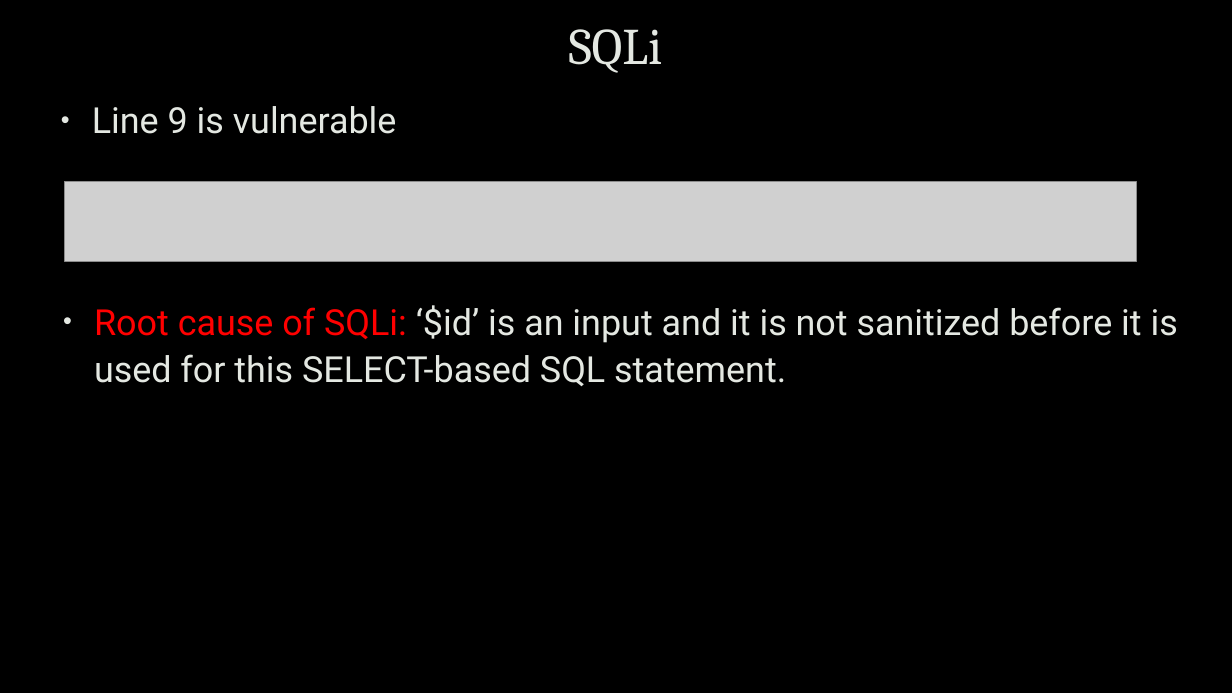
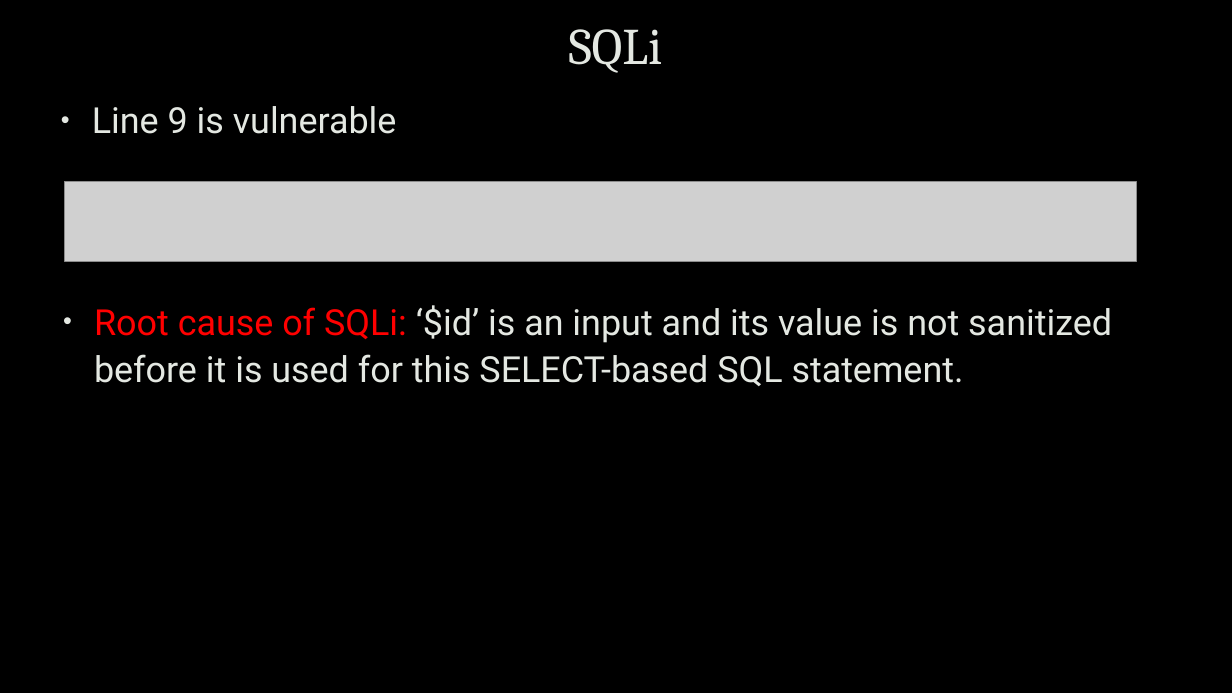
Before and after one commit to uwacyber/cits1003, a slide deck: slide 31 of cits1003-lecture_slides/CITS1003-5 Vulnerabilities-exercises.pptx (slide 29 before the commit). Drawn at 1232x693 pixels with LibreOffice and Linux fonts; fonts in the diff are those of the drawing; grey boxes stand for pictures; background and template pictures are left out. Boxes give left, top, right and bottom in pixels: in the first picture for what was removed or moved away, otherwise in the second. Text is boxed around its words. In the diff, an @@ line names an element or a change of style, - is before the commit and + after.

```diff
--- a/cits1003-lecture_slides/CITS1003-5 Vulnerabilities-exercises.pptx
+++ b/cits1003-lecture_slides/CITS1003-5 Vulnerabilities-exercises.pptx
@@ text at box(94, 305, 1112, 386): text changed @@
-• Root cause of SQLi: ‘$id’ is an input and it is not sanitized before it is used for this SELECT-based SQL statement.
+• Root cause of SQLi: ‘$id’ is an input and its value is not sanitized before it is used for this SELECT-based SQL statement.
```
Also in this commit, not shown: 14 other slides changed, 4 slides added.
